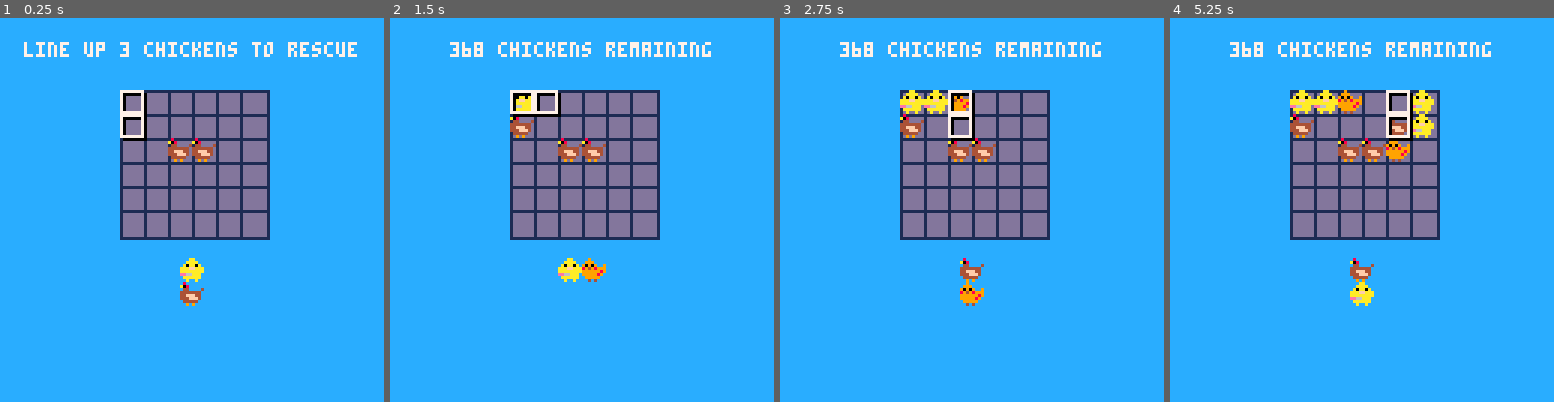
Above: before the commit, frames 1-4 (left to right).
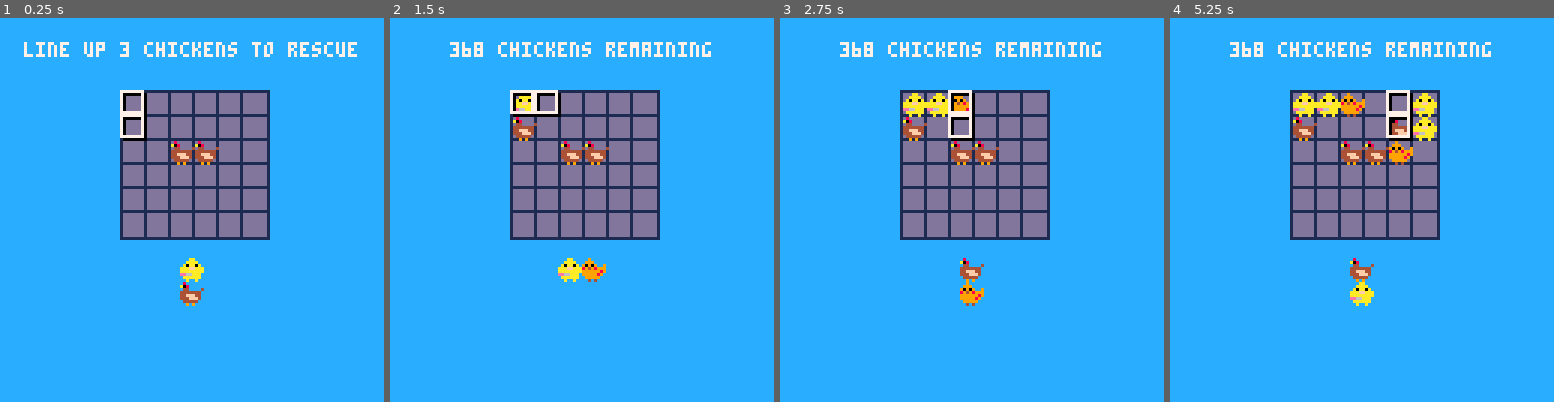
Above: after the commit, the same moments.

Repository: danini-the-panini/pico-8
Game: PICO-8 cartridge 368chickens.p8
The game is run twice, just before and just after one commit, with the same random seed, the same clock (stepped at 60 frames per second) and the same inputs.
Inputs:
- Up to frame 1 (0.25 s): no input
- Up to frame 2 (1.5 s): tap X (X key) at 0.33, 1.07 s; tap O (Z key) at 0.7 s
- Up to frame 3 (2.75 s): hold Right 1.6-2.1 s; tap O (Z key) at 1.7, 2.1, 2.5 s; tap X (X key) at 1.85 s; hold Up 2.15-2.42 s; hold Right from 2.47 s (still down)
- Up to frame 4 (5.25 s): tap O (Z key) every 0.4 s from 2.9 to 4.9 s; tap X (X key) at 2.97, 4.08, 5.2 s; release Right at 3.03 s; hold Left 3.08-3.58 s; hold Down 3.63-3.97 s; hold Right 4.02-4.68 s; hold Up 4.73-5.03 s; hold Left from 5.08 s (still down)

The runs differ from the first frame. In frame 1, 0.4% of the frame differs, in the area x 43-58%, y 31-39%; in frame 2, 0.6%; in frame 3, 1.0%; in frame 4, 1.7%, in the area x 31-70%, y 18-39%.

Commit message:
add sounds to chickens

Diff:
--- a/368chickens.p8
+++ b/368chickens.p8
@@ -52,6 +52,7 @@
 end
 
 function gameover()
+  sfx(2)
   game_over=true
 end
 
@@ -94,7 +95,11 @@
   else
     board[ci+1][cj]=p2
   end
-  clearbirds()
+  if clearbirds() then
+    sfx(1)
+  else
+    sfx(0)
+  end
   if addpiece() then
     if hrz and cj==6 then cj=5 end
     if not hrz and ci==6 then ci=5 end
@@ -124,6 +129,10 @@
         end
       end
     end
+  end
+
+  if #toclear<=0 then
+    return false
   end
 
   for _,b in ipairs(toclear) do
@@ -148,6 +157,12 @@
        end
      end
   end
+
+  if chickens<0 then
+    sfx(3)
+  end
+
+  return true
 end
 
 function _update()
@@ -168,15 +183,19 @@
   else
     if btnp(⬅️) and cj>1 then
       cj-=1
+      sfx(4)
     end
     if btnp(➡️) and ((hrz and cj<5) or (not hrz and cj<6)) then
       cj+=1
+      sfx(4)
     end
     if btnp(⬆️) and ci>1 then
       ci-=1
+      sfx(4)
     end
     if btnp(⬇️) and ((hrz and ci<6) or (not hrz and ci<5)) then
       ci+=1
+      sfx(4)
     end
     if btnp(🅾️) and validate(ci,cj) then
       droppiece()
@@ -204,7 +223,13 @@
       local y=16+i*8
       rect(x,y,x+8,y+8,1)
       rectfill(x+1,y+1,x+8,y+8,13)
-      spr(board[i][j],x,y)
+    end
+  end
+  for i=1,6 do
+    for j=1,6 do
+      local x=32+j*8
+      local y=16+i*8
+      spr(board[i][j],x+1,y+1)
     end
   end
 
Not shown, changed: the sound effects (__sfx__) section of 368chickens.p8
